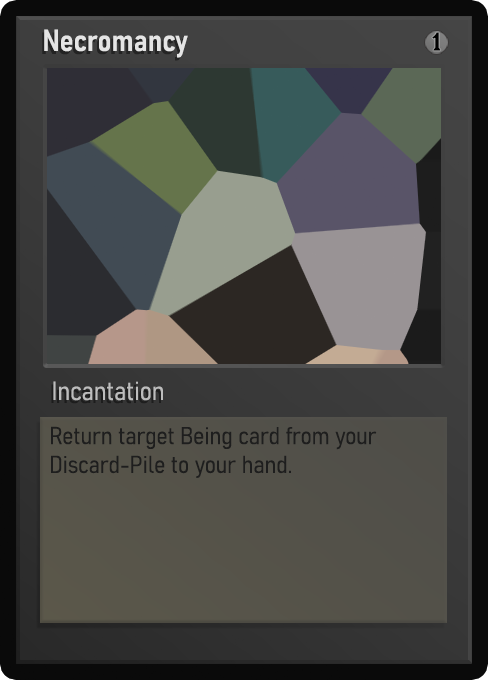
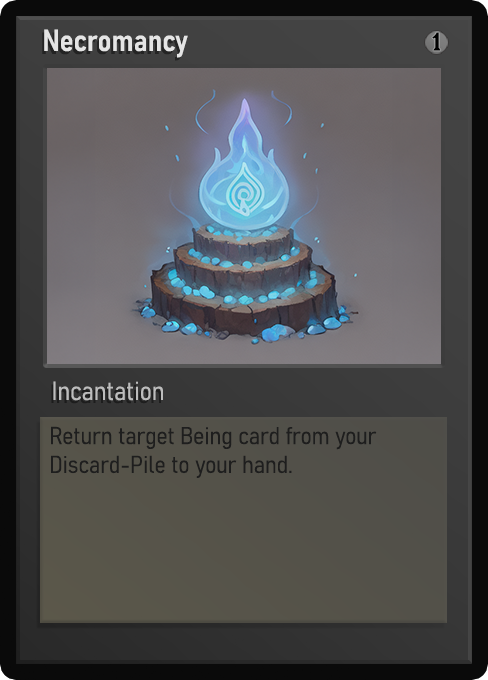
Layered file, before and after one edit (488x680). Changes by layer:
painted on "Name" over [61, 35, 183, 58]
painted on "Class" over [72, 386, 151, 401]
painted on "Desc_norm" over [57, 427, 373, 478]
painted on "Artwork" over [47, 68, 441, 364]
